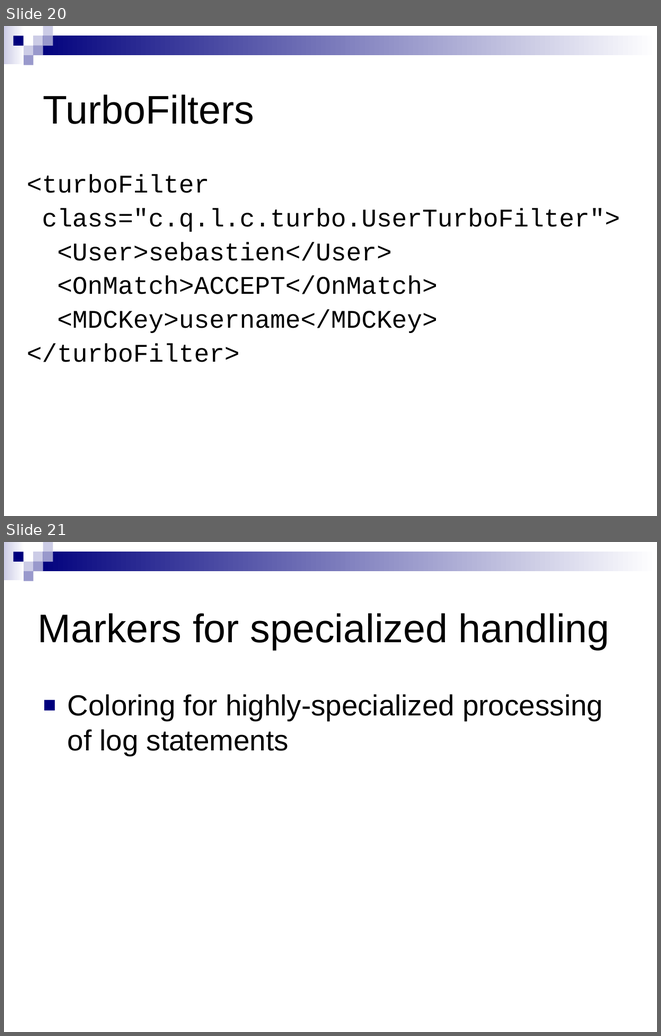
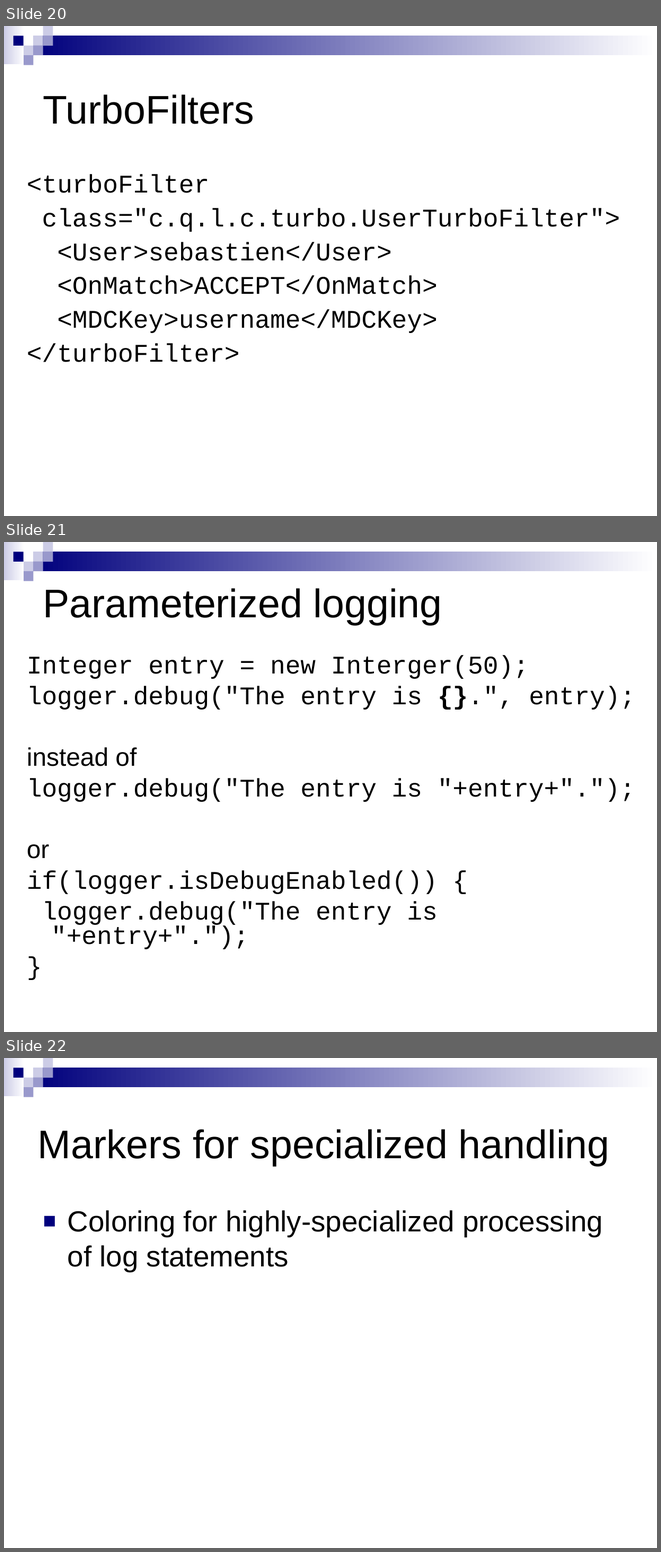
Before and after one commit to qos-ch/logback, a slide deck: logback-site/src/site/resources/10reasons.ppt. Shown one above the other, each under a label of ours: slides 20 and 21 before the commit, slides 20, 21 and 22 after it. The pictures are 661x1036 and 661x1552 pixels, drawn with LibreOffice and Linux fonts; fonts in the diff are those of the drawing; background and template pictures are left out. Boxes give left, top, right and bottom in pixels: in the first picture for what was removed or moved away, otherwise in the second. Text is boxed around its words. In the diff, an @@ line names an element or a change of style, - is before the commit and + after.

```diff
--- a/logback-site/src/site/resources/10reasons.ppt
+++ b/logback-site/src/site/resources/10reasons.ppt
@@ slide 21 added at [4, 542, 657, 1032], background #FFFFFF; not listed: 9 template elements that a slide beside it also shows @@
@@ title added at [43, 588, 442, 625], 44 pt, text #000000 @@
+Parameterized logging
@@ text added at [27, 655, 635, 949], 28 pt, text #000000 @@
+Integer entry = new Interger(50);
+logger.debug("The entry is {}.", entry);
+instead of
+logger.debug("The entry is "+entry+".");
+or
+if(logger.isDebugEnabled()) {
+logger.debug("The entry is "+entry+".");
+}
@@ what was slide 21 is now slide 22 @@
```
Also in this commit, not shown: 3 slides changed.
